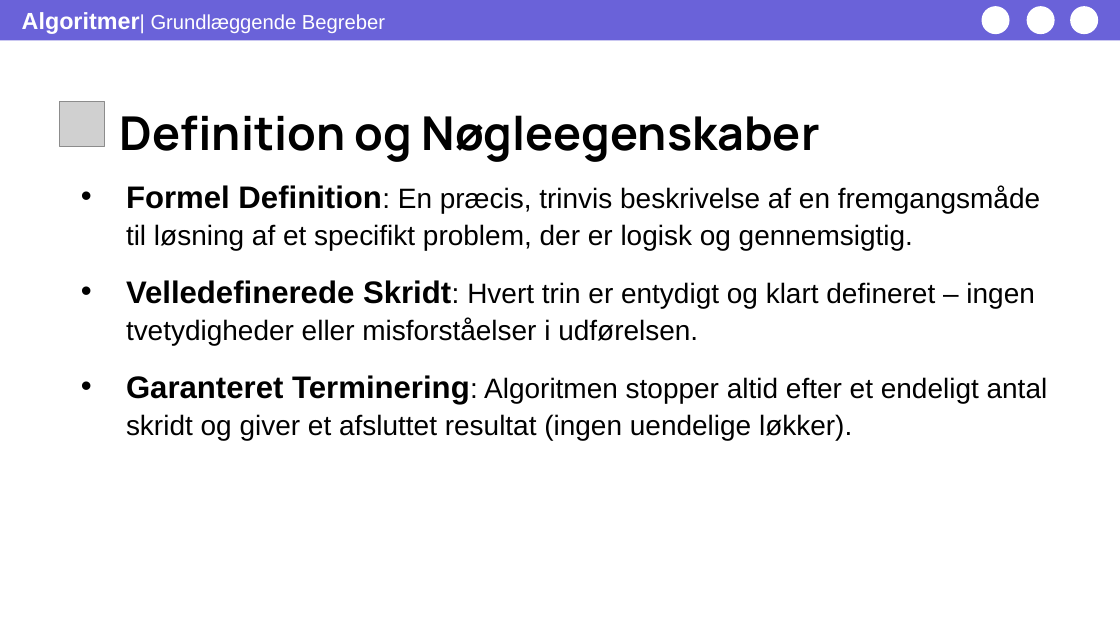
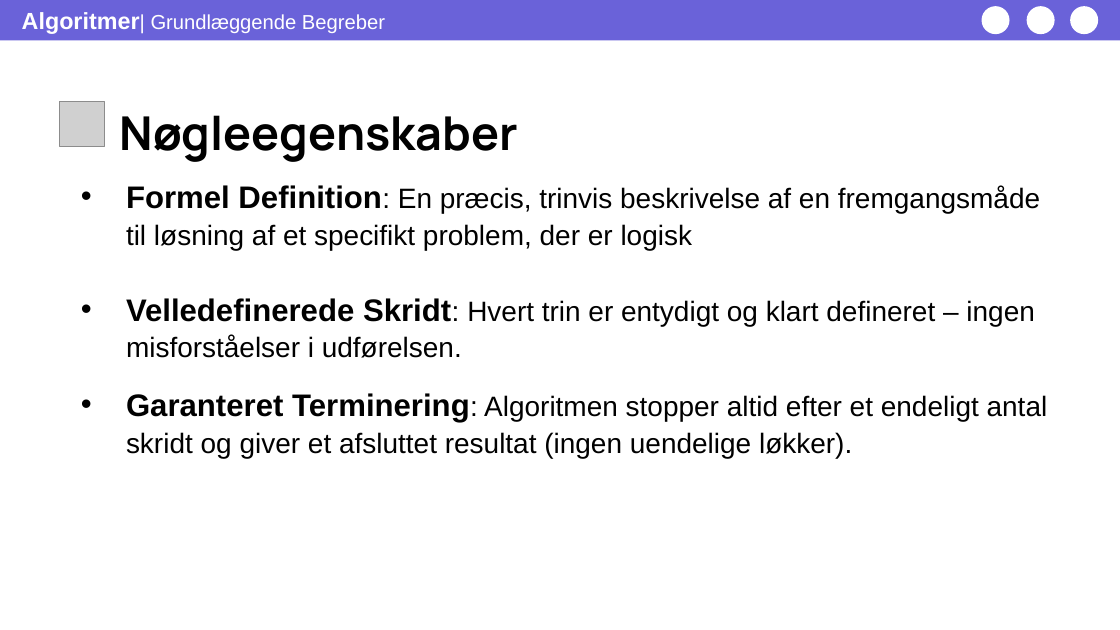
Before and after one commit to xiaoleibi/DMU26, a slide deck: slide 21 of ppt/Uge37_tirsdag_Algoritmer - Grundlæggende Programmering.pptx (slide 18 before the commit). Drawn at 1120x630 pixels with LibreOffice and Linux fonts; fonts in the diff are those of the drawing; grey boxes stand for pictures. Boxes give left, top, right and bottom in pixels: in the first picture for what was removed or moved away, otherwise in the second. Text is boxed around its words. In the diff, an @@ line names an element or a change of style, - is before the commit and + after.

```diff
--- a/ppt/Uge37_tirsdag_Algoritmer - Grundlæggende Programmering.pptx
+++ b/ppt/Uge37_tirsdag_Algoritmer - Grundlæggende Programmering.pptx
@@ text at [120,115,518,162]: text changed @@
-Definition og Nøgleegenskaber
+Nøgleegenskaber
@@ text at [126,185,1040,358]: text changed @@
-• Formel Definition: En præcis, trinvis beskrivelse af en fremgangsmåde til løsning af et specifikt problem, der er logisk og gennemsigtig.
-• Velledefinerede Skridt: Hvert trin er entydigt og klart defineret – ingen tvetydigheder eller misforståelser i udførelsen.
+• Formel Definition: En præcis, trinvis beskrivelse af en fremgangsmåde til løsning af et specifikt problem, der er logisk
+• Velledefinerede Skridt: Hvert trin er entydigt og klart defineret – ingen misforståelser i udførelsen.
```
Also in this commit, not shown: 7 other slides changed, 3 slides added, 2 slides removed, 5 other files.
